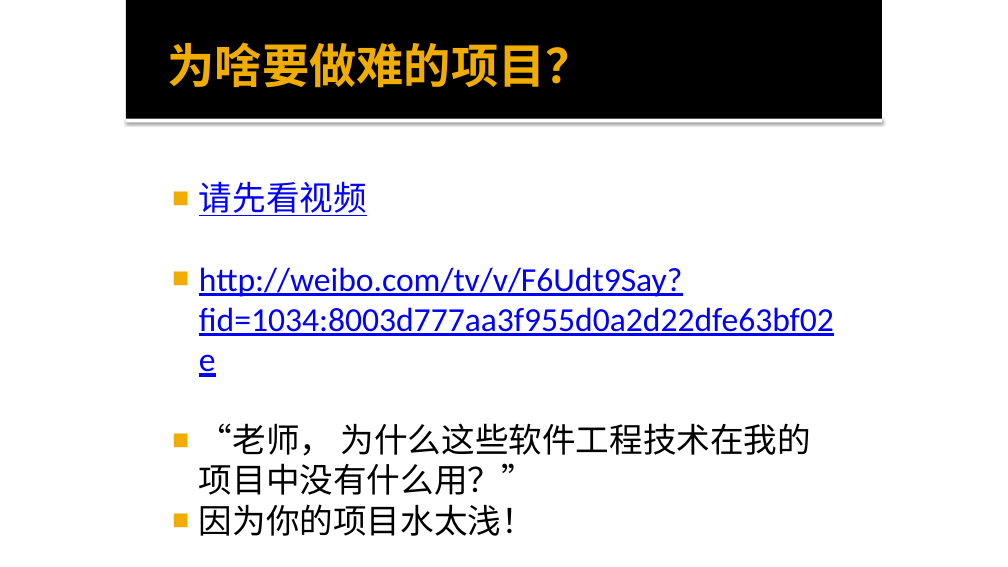
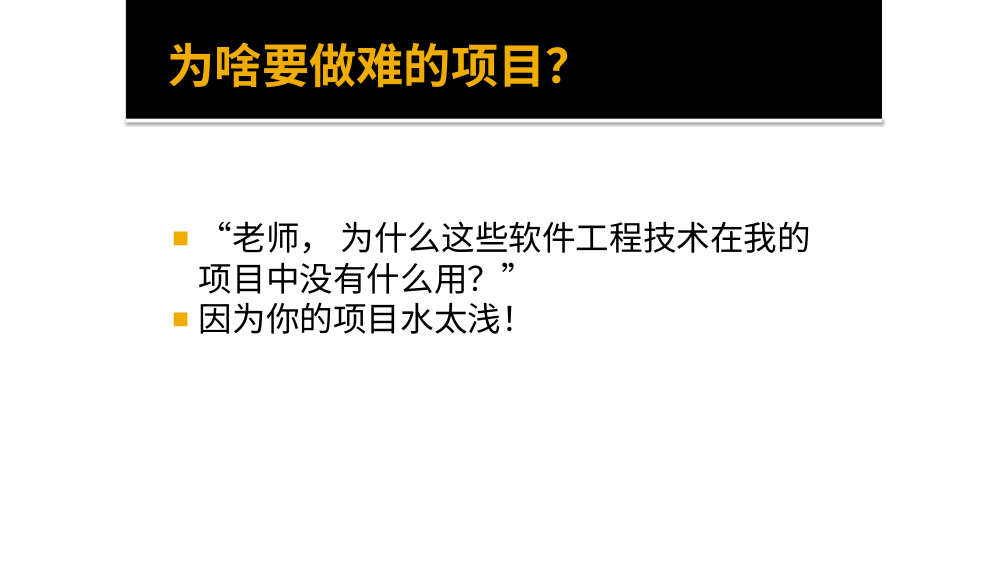
Before and after one commit to mengning/se, a slide deck: slide 10 of ppt/软件工程-码农的自我修养.pptx. Drawn at 1008x567 pixels with LibreOffice and Linux fonts; fonts in the diff are those of the drawing. Boxes give left, top, right and bottom in pixels: in the first picture for what was removed or moved away, otherwise in the second. Text is boxed around its words. In the diff, an @@ line names an element or a change of style, - is before the commit and + after.

```diff
--- a/ppt/软件工程-码农的自我修养.pptx
+++ b/ppt/软件工程-码农的自我修养.pptx
@@ text at [199, 181, 834, 336]: paragraphs removed @@
-◼ 请先看视频
-◼ http://weibo.com/tv/v/F6Udt9Say?fid=1034:8003d777aa3f955d0a2d22dfe63bf02e
```
Also in this commit, not shown: 6 other slides changed, 1 other file.
